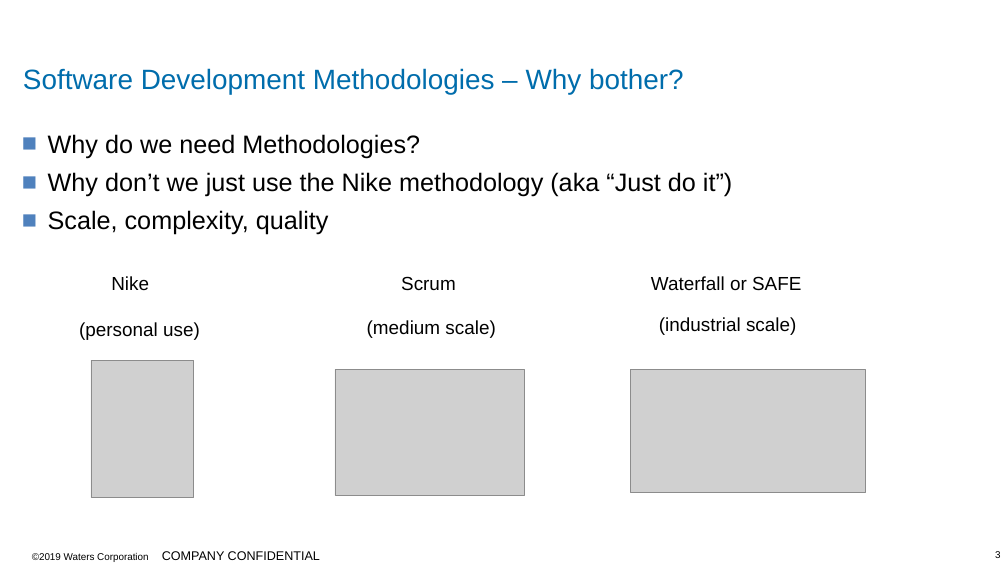
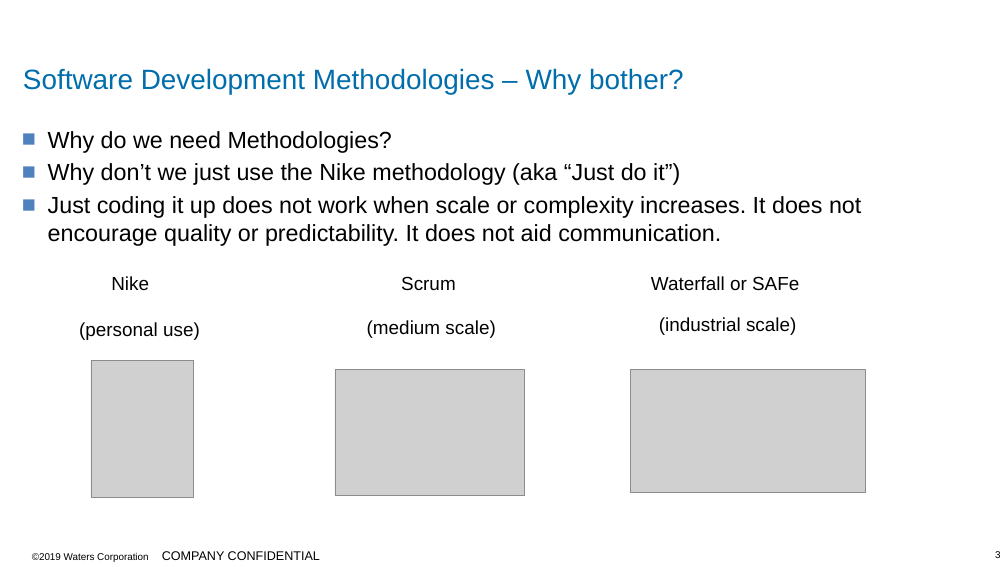
Before and after one commit to MCR-Digital/apprentice-boot-camp-methodologies, a slide deck: slide 3 of docs/Apprentice Bootcamp - Methodologies Part1.pptx. Drawn at 1008x567 pixels with LibreOffice and Linux fonts; fonts in the diff are those of the drawing; grey boxes stand for pictures; background and template pictures are left out. Boxes give left, top, right and bottom in pixels: in the first picture for what was removed or moved away, otherwise in the second. Text is boxed around its words. In the diff, an @@ line names an element or a change of style, - is before the commit and + after.

```diff
--- a/docs/Apprentice Bootcamp - Methodologies Part1.pptx
+++ b/docs/Apprentice Bootcamp - Methodologies Part1.pptx
@@ text at (x1=48, y1=131, x2=680, y2=185): size 24 to 22.2 pt in "Why do we need Methodologies?", "Why don’t we just use the Nike ..."; line spacing 1.1 to 1 @@
@@ text at (x1=48, y1=196, x2=861, y2=246): text changed; size 24 to 22.2 pt @@
-■ Scale, complexity, quality
+■ Just coding it up does not work when scale or complexity increases. It does not encourage quality or predictability. It does not aid communication.
@@ text at (x1=651, y1=276, x2=799, y2=291): text changed @@
-Waterfall or SAFE
+Waterfall or SAFe
```
Also in this commit, not shown: 5 other slides changed, 1 slide added, 6 other files.
